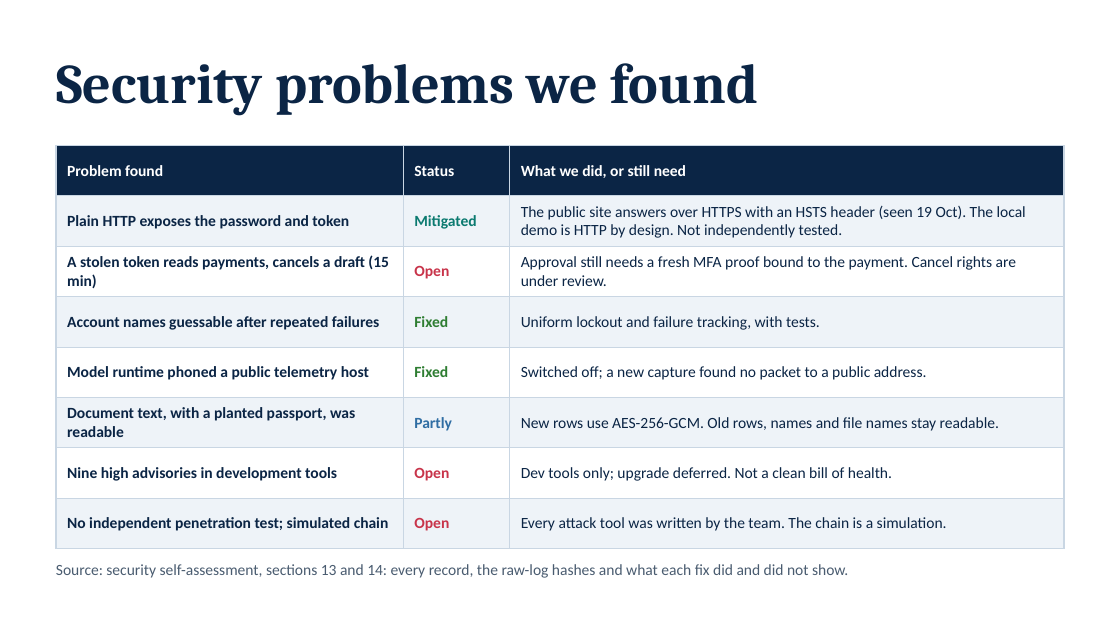
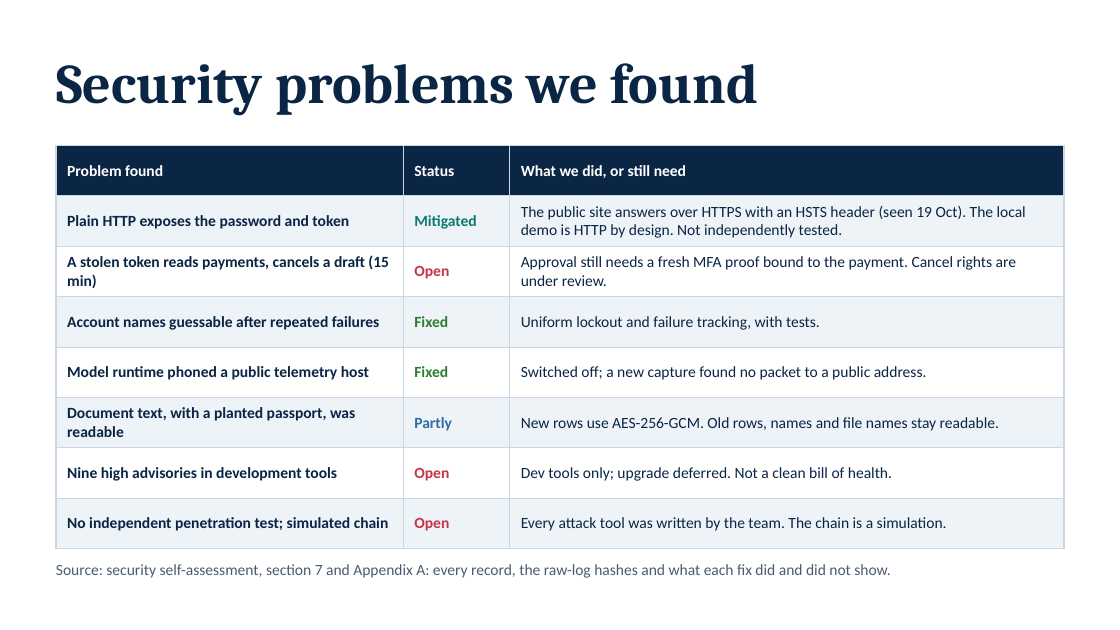
Before and after one commit to NoobCrow/StudyRoute, a slide deck: slide 18 of submission/StudyRoute_Deck.pptx (slide 17 before the commit). Drawn at 1120x630 pixels with LibreOffice and Linux fonts; fonts in the diff are those of the drawing. Boxes give left, top, right and bottom in pixels: in the first picture for what was removed or moved away, otherwise in the second. Text is boxed around its words. In the diff, an @@ line names an element or a change of style, - is before the commit and + after.

```diff
--- a/submission/StudyRoute_Deck.pptx
+++ b/submission/StudyRoute_Deck.pptx
@@ text at [56,564,890,578]: text changed @@
-Source: security self-assessment, sections 13 and 14: every record, the raw-log hashes and what each fix did and did not show.
+Source: security self-assessment, section 7 and Appendix A: every record, the raw-log hashes and what each fix did and did not show.
```
Also in this commit, not shown: 1 other slide changed, 2 slides added, 2 slides removed, 7 other files.
